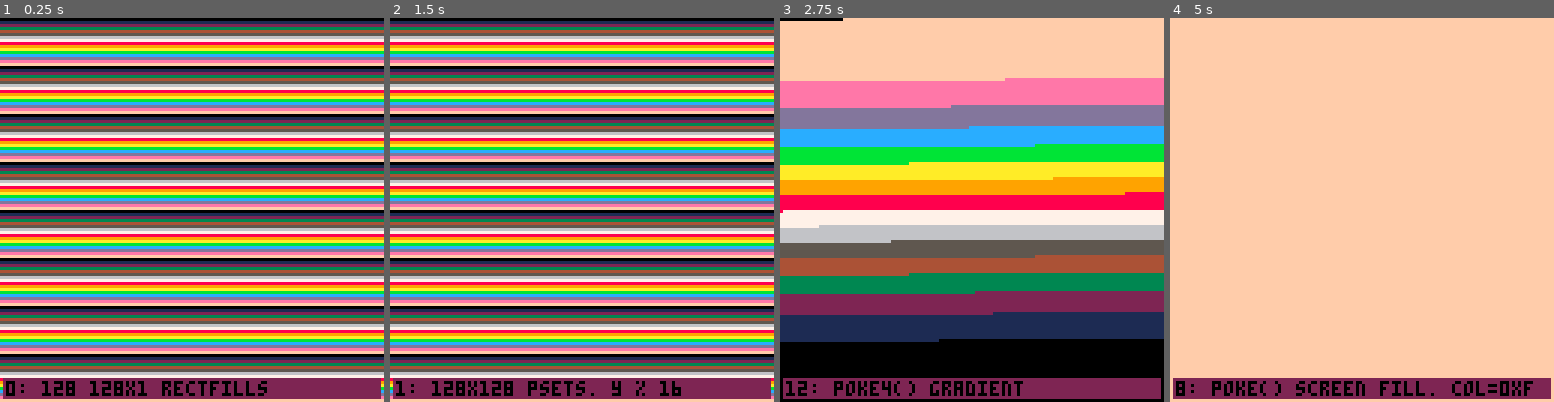
Above: before the commit, frames 1-4 (left to right).
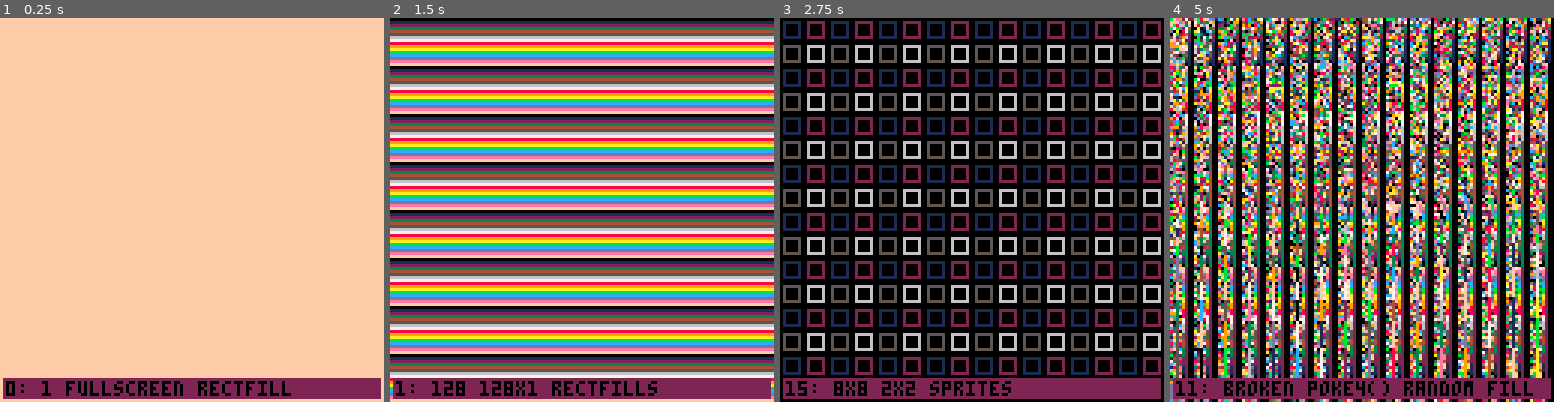
Above: after the commit, the same moments.

Repository: akd-io/pico8
Game: PICO-8 cartridge profiling-tests.p8
Same seed, same stepped clock (60 frames per second), same inputs: the game is played once before the commit and once after it.
Inputs:
- Up to frame 1 (0.25 s): no input
- Up to frame 2 (1.5 s): tap X (X key) at 0.33, 1.07 s; tap O (Z key) at 0.7 s
- Up to frame 3 (2.75 s): tap O (Z key) at 1.7, 2.1, 2.5 s; tap X (X key) at 1.85 s
- Up to frame 4 (5 s): tap O (Z key) every 0.4 s from 2.9 to 4.9 s; tap X (X key) at 2.97, 4.08 s

The runs differ from the first frame. In frame 1, 89% of the frame differs, in the area x 0-100%, y 0-100%; in frame 2, 0.7%; in frame 3, 85%; in frame 4, 92%.

Commit message:
Update profiling tests

Diff:
--- a/profiling-tests.p8
+++ b/profiling-tests.p8
@@ -8,9 +8,16 @@
 
 local options = {
   {
+    name = "1 fullscreen rectfill",
+    func = function()
+      -- 60/60 0.04 0.04
+      rectfill(0, 0, 127, 127, 0xf)
+    end
+  },
+  {
     name = "128 128x1 rectfills",
     func = function()
-      -- 60/60 0.04 0.04
+      -- 60/60 0.05 0.05
       for y = 0, 127 do
         rectfill(0, y, 127, y, y % 16)
       end
@@ -110,12 +117,9 @@
     end
   },
   {
-    name = "poke() screen fill. col=0xf",
-    func = function()
-      -- 2 rnd-calls: 60/60 0.98 0.97
-      -- 4 rnd-calls: 60/60 0.94 0.93
-      -- 8 rnd-calls: 60/60 0.92 0.90
-      -- 16 rnd-calls: 60/60 0.91 0.89
+    name = "poke() screenfill. color=0xf",
+    func = function()
+      -- 2 rnd-calls: 60/60 0.21 0.21
       for i = 0, 0x1fff, 16 do
         poke(
           0x6000 + i,
@@ -128,6 +132,7 @@
   {
     name = "poke4() random screen fill",
     func = function()
+      -- 60/60 0.32 0.31
       for mem = 0x6000, 0x8000 - 4, 4 do
         poke4(mem, rnd(-1))
       end
@@ -136,6 +141,7 @@
   {
     name = "broken poke4() random fill",
     func = function()
+      -- 60/60 0.20 0.20
       local x = rnd(0xffff)
       for mem = 0x6000, 0x7fff, 4 do
         x = x >> 8
@@ -147,6 +153,8 @@
   {
     name = "broken poke2() gradients?",
     func = function()
+      -- 30/60 2.54 2.50
+      f *= 1.01
       for mem = 0x6000, 0x7fff, 1 do
         local apixeli = 2 * (mem - 0x6000)
         local bpixeli = apixeli + 1
@@ -159,6 +167,7 @@
   {
     name = "poke4() gradient",
     func = function()
+      -- 30/60 1.87 1.84
       for mem = 0x6000, 0x7fff, 4 do
         local apixeli = mem - 0x6000
         local bpixeli = apixeli + 0.5
@@ -184,6 +193,28 @@
         --printh("val: " .. tostr(val, true) .. " - %: " .. apixeli / 0x2000)
       end
     end
+  },
+  {
+    name = "16x16 sprites",
+    func = function()
+      -- 60/60 0.28 0.27
+      for x = 0, 15 do
+        for y = 0, 15 do
+          spr(1, x * 8, y * 8)
+        end
+      end
+    end
+  },
+  {
+    name = "8x8 2x2 sprites",
+    func = function()
+      -- 60/60 0.26 0.26
+      for x = 0, 15, 2 do
+        for y = 0, 15, 2 do
+          spr(1, x * 8, y * 8, 2, 2)
+        end
+      end
+    end
   }
 }
 
@@ -203,8 +234,6 @@
 end
 
 function _draw()
-  f *= 1.01
-
   cls()
 
   local option = options[optionIndex + 1]
@@ -212,3 +241,20 @@
   option.func()
   printLabel(optionIndex .. ": " .. name)
 end
+
+__gfx__
+00000000000000000000000000000000000000000000000000000000000000000000000000000000000000000000000000000000000000000000000000000000
+00000000011111100222222000000000000000000000000000000000000000000000000000000000000000000000000000000000000000000000000000000000
+00000000010000100200002000000000000000000000000000000000000000000000000000000000000000000000000000000000000000000000000000000000
+00000000010000100200002000000000000000000000000000000000000000000000000000000000000000000000000000000000000000000000000000000000
+00000000010000100200002000000000000000000000000000000000000000000000000000000000000000000000000000000000000000000000000000000000
+00000000010000100200002000000000000000000000000000000000000000000000000000000000000000000000000000000000000000000000000000000000
+00000000011111100222222000000000000000000000000000000000000000000000000000000000000000000000000000000000000000000000000000000000
+00000000000000000000000000000000000000000000000000000000000000000000000000000000000000000000000000000000000000000000000000000000
+00000000000000000000000000000000000000000000000000000000000000000000000000000000000000000000000000000000000000000000000000000000
+00000000055555500666666000000000000000000000000000000000000000000000000000000000000000000000000000000000000000000000000000000000
+00000000050000500600006000000000000000000000000000000000000000000000000000000000000000000000000000000000000000000000000000000000
+00000000050000500600006000000000000000000000000000000000000000000000000000000000000000000000000000000000000000000000000000000000
+00000000050000500600006000000000000000000000000000000000000000000000000000000000000000000000000000000000000000000000000000000000
+00000000050000500600006000000000000000000000000000000000000000000000000000000000000000000000000000000000000000000000000000000000
+00000000055555500666666000000000000000000000000000000000000000000000000000000000000000000000000000000000000000000000000000000000
